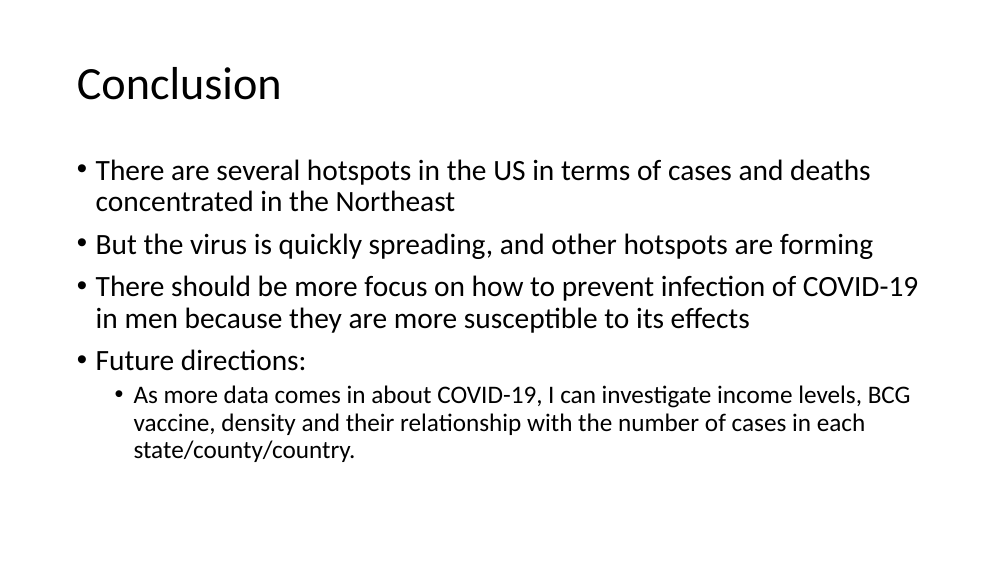
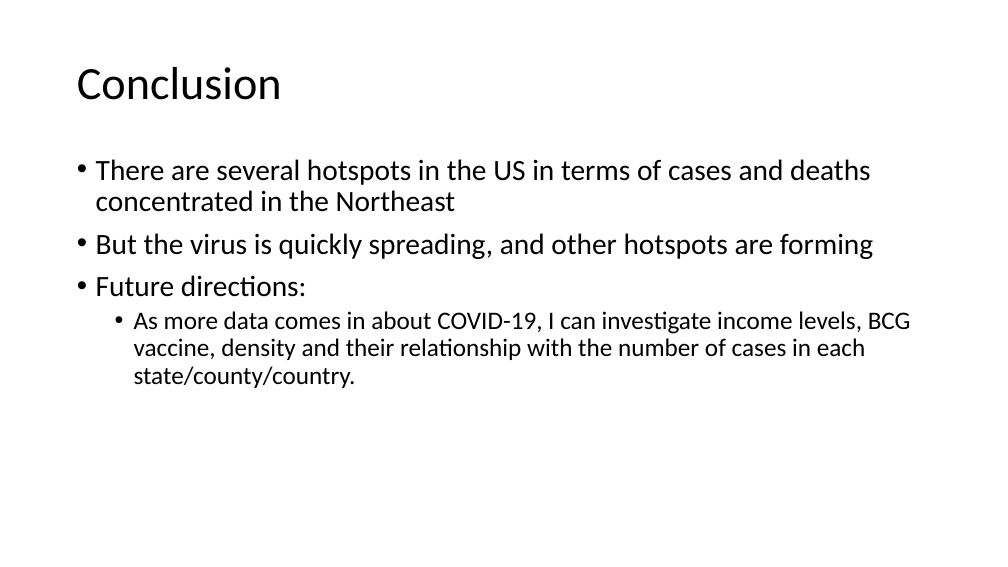
Before and after one commit to plamengj/COVID-19-in-the-US-EDA, a slide deck: slide 7 of presentation/COVID-19 USA EDA.pptx (slide 6 before the commit). Drawn at 1008x567 pixels with LibreOffice and Linux fonts; fonts in the diff are those of the drawing. Boxes give left, top, right and bottom in pixels: in the first picture for what was removed or moved away, otherwise in the second. Text is boxed around its words. In the diff, an @@ line names an element or a change of style, - is before the commit and + after.

```diff
--- a/presentation/COVID-19 USA EDA.pptx
+++ b/presentation/COVID-19 USA EDA.pptx
@@ text at <box>96,275,918,333</box>: paragraph removed @@
-• There should be more focus on how to prevent infection of COVID-19 in men because they are more susceptible to its effects
```
Also in this commit, not shown: 2 other slides changed, 3 slides added, 2 slides removed, 1 other file.
